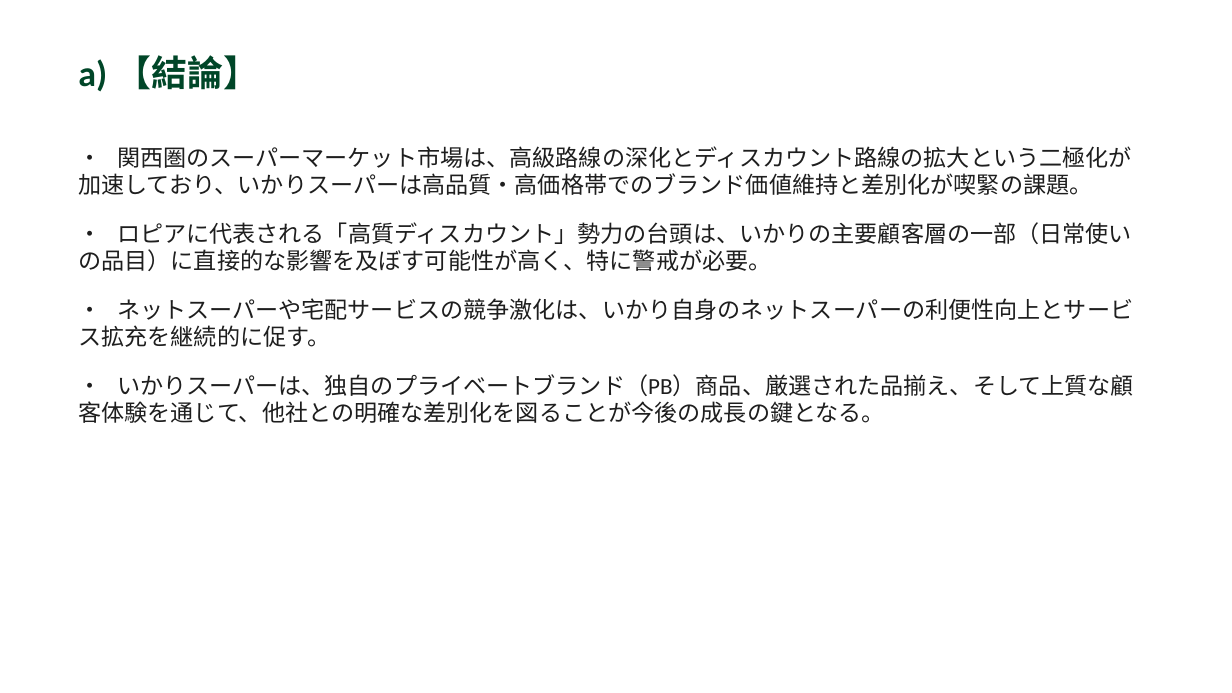
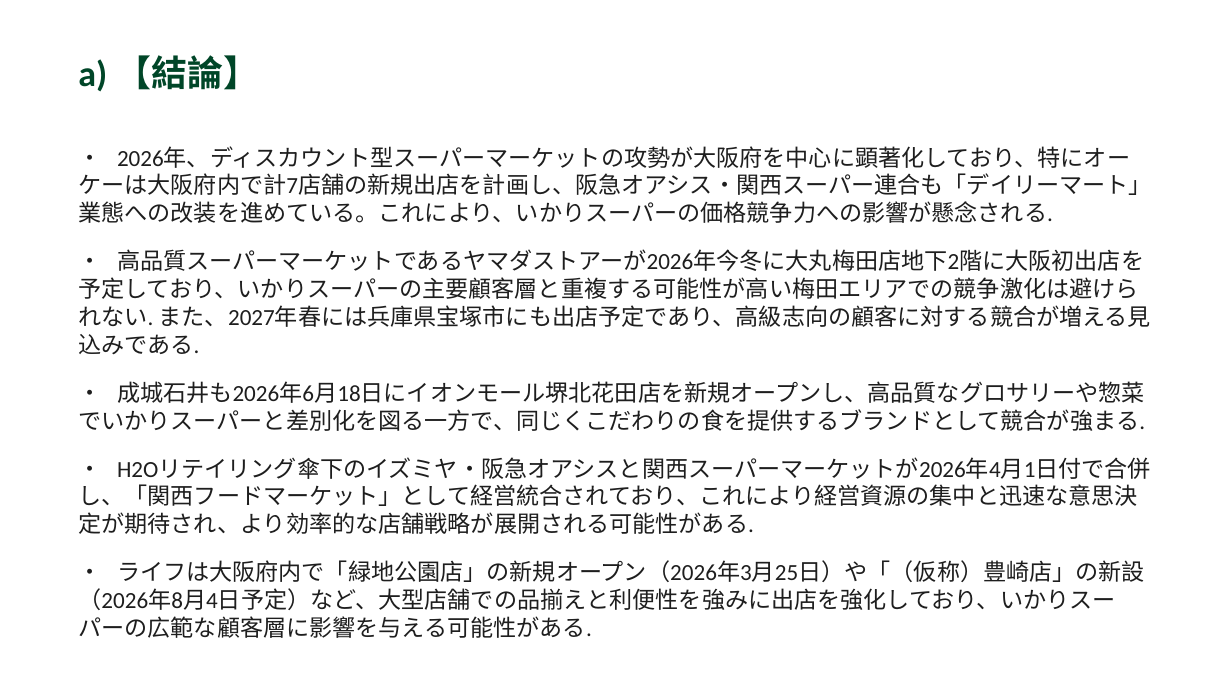
Before and after one commit to yutatbgt-bit/Competitive-research, a slide deck: slide 2 of report/2026_06_15_competitive_report.pptx. Drawn at 1232x693 pixels with LibreOffice and Linux fonts; fonts in the diff are those of the drawing. Boxes give left, top, right and bottom in pixels: in the first picture for what was removed or moved away, otherwise in the second. Text is boxed around its words. In the diff, an @@ line names an element or a change of style, - is before the commit and + after.

```diff
--- a/report/2026_06_15_competitive_report.pptx
+++ b/report/2026_06_15_competitive_report.pptx
@@ text at (78,146,1151,610): text changed @@
-・ 関西圏のスーパーマーケット市場は、高級路線の深化とディスカウント路線の拡大という二極化が加速しており、いかりスーパーは高品質・高価格帯でのブランド価値維持と差別化が喫緊の課題。
-・ ロピアに代表される「高質ディスカウント」勢力の台頭は、いかりの主要顧客層の一部（日常使いの品目）に直接的な影響を及ぼす可能性が高く、特に警戒が必要。
-・ ネットスーパーや宅配サービスの競争激化は、いかり自身のネットスーパーの利便性向上とサービス拡充を継続的に促す。
-・ いかりスーパーは、独自のプライベートブランド（PB）商品、厳選された品揃え、そして上質な顧客体験を通じて、他社との明確な差別化を図ることが今後の成長の鍵となる。
+・ 2026年、ディスカウント型スーパーマーケットの攻勢が大阪府を中心に顕著化しており、特にオーケーは大阪府内で計7店舗の新規出店を計画し、阪急オアシス・関西スーパー連合も「デイリーマート」業態への改装を進めている。これにより、いかりスーパーの価格競争力への影響が懸念される.
+・ 高品質スーパーマーケットであるヤマダストアーが2026年今冬に大丸梅田店地下2階に大阪初出店を予定しており、いかりスーパーの主要顧客層と重複する可能性が高い梅田エリアでの競争激化は避けられない. また、2027年春には兵庫県宝塚市にも出店予定であり、高級志向の顧客に対する競合が増える見込みである.
+・ 成城石井も2026年6月18日にイオンモール堺北花田店を新規オープンし、高品質なグロサリーや惣菜でいかりスーパーと差別化を図る一方で、同じくこだわりの食を提供するブランドとして競合が強まる.
+・ H2Oリテイリング傘下のイズミヤ・阪急オアシスと関西スーパーマーケットが2026年4月1日付で合併し、「関西フードマーケット」として経営統合されており、これにより経営資源の集中と迅速な意思決定が期待され、より効率的な店舗戦略が展開される可能性がある.
+・ ライフは大阪府内で「緑地公園店」の新規オープン（2026年3月25日）や「（仮称）豊崎店」の新設（2026年8月4日予定）など、大型店舗での品揃えと利便性を強みに出店を強化しており、いかりスーパーの広範な顧客層に影響を与える可能性がある.
```
Also in this commit, not shown: 4 other slides changed, 3 slides added, 3 other files.
